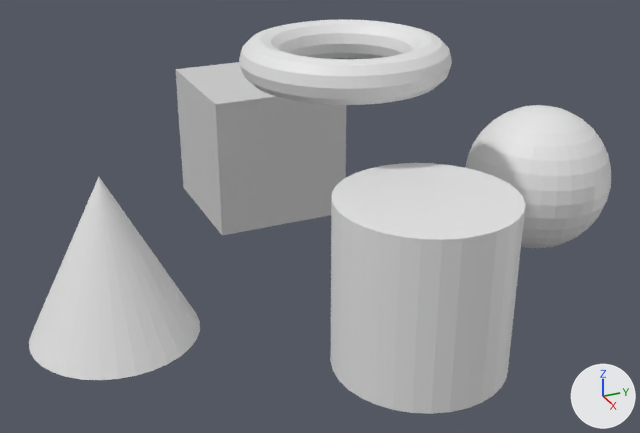
What one commit did to the COLLADA model tests/simple.dae.
Before and after are seen from a camera (50 mm lens) standing at (9.3, -4.51, 4.66) and looking at (-0.23, -0.22, -0.1). The axes (+X, +Y, +Z) are drawn at lower right. The lights are the same throughout.
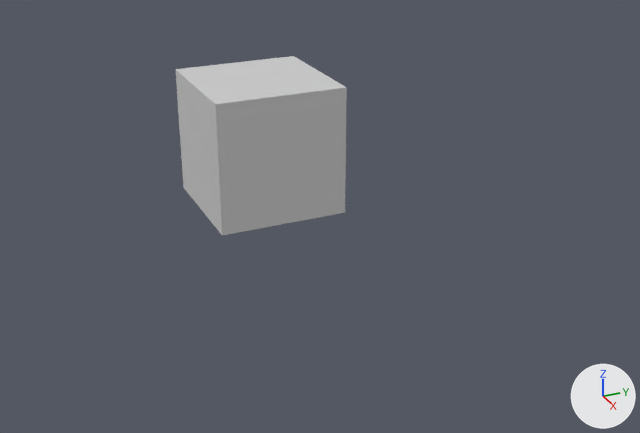
The newer file is also turned or shifted as a whole; pictures and numbers use the older file's frame.

Pixel boxes [x1, y1, x2, y2] of what changed, in the pictures (640 x 433 px):
'Cylinder', deleted: before [330, 163, 525, 414]
'Cone', deleted: before [29, 177, 200, 380]
'Torus', deleted: before [239, 19, 452, 105]
'Sphere', deleted: before [465, 105, 611, 248]

Diff of the bpy script that builds the scene:
```diff
--- a/tests/simple.dae.py
+++ b/tests/simple.dae.py
@@ ob_sphere @@
-ob_sphere = bpy.data.objects.new('Sphere', me_sphere)
-ob_sphere.location = (0.0, 3.0, 0.0)
@@ ob_cylinder @@
-ob_cylinder = bpy.data.objects.new('Cylinder', me_cylinder)
-ob_cylinder.location = (2.0, 0.0, 0.0)
@@ ob_cone @@
-ob_cone = bpy.data.objects.new('Cone', me_cone)
-ob_cone.location = (0.0, -3.0, 0.0)
@@ ob_torus @@
-ob_torus = bpy.data.objects.new('Torus', me_torus)
-ob_torus.location = (0.0, 0.0, 2.0)
```
